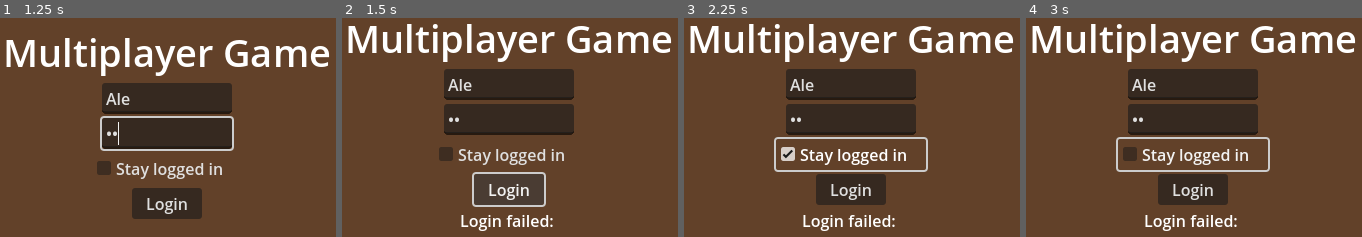
Above: before the commit, frames 1-4 (left to right).
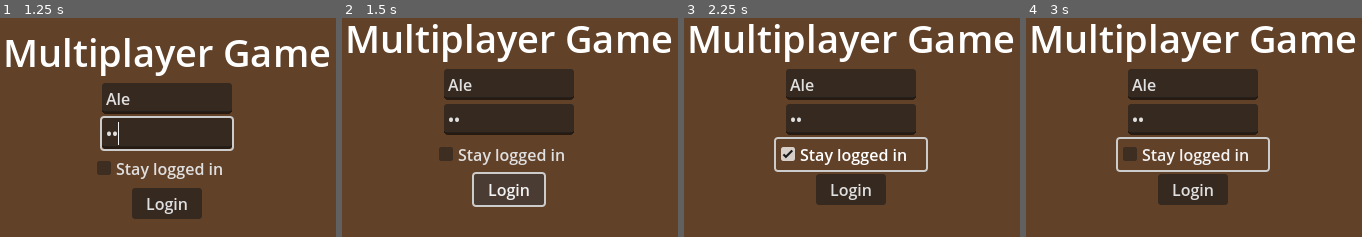
Above: after the commit, the same moments.

Repository: kadamczak/multiplayer-game
Game: Godot game, scene res://scenes/ui/login_scene.tscn
Same seed, same stepped clock (60 frames per second), same inputs: the game is played once before the commit and once after it.
Inputs (mouse positions are in pixels of both pictures, inside the frame that each line leads up to):
- Up to frame 1 (1.25 s): click (168, 99) at 0.52 s; type "Alex" at 0.6 s; click (168, 134) at 0.75 s; type "12" at 0.83 s
- Up to frame 2 (1.5 s): click "Login" at 1.25 s
- Up to frame 3 (2.25 s): click "Stay logged in" at 2 s
- Up to frame 4 (3 s): tap Enter (ui_accept) at 2.75 s; hold Right (ui_right) from 2.78 s (still down)

Frame 1 is identical in both runs. In frame 2, 0.8% of the frame differs, in the area x 35-63%, y 89-98%; in frame 3, 0.8%; in frame 4, 0.8%.

Commit message:
Extract "Login" and "Get user game info" http requests to separate files

Diff:
--- a/project.godot
+++ b/project.godot
@@ -63,6 +63,7 @@
 ui_jump={
 "deadzone": 0.2,
 "events": [Object(InputEventKey,"resource_local_to_scene":false,"resource_name":"","device":0,"window_id":0,"alt_presse …(189 unchanged characters)…
+, Object(InputEventKey,"resource_local_to_scene":false,"resource_name":"","device":0,"window_id":0,"alt_pressed":false,"shift_pressed":false,"ctrl_pressed":false,"meta_pressed":false,"pressed":false,"keycode":0,"physical_keycode":32,"key_label":0,"unicode":0,"location":0,"echo":false,"script":null)
 ]
 }
 ui_toggle_playerlist={
--- /dev/null
+++ b/scripts/api/user_api.gd
@@ -0,0 +1,99 @@
+class_name UserAPI
+
+const BASE_URL = "https://localhost:7110/v1"
+
+static func login(username: String, password: String) -> Dictionary:
+	var http_request = HTTPRequest.new()
+	http_request.set_tls_options(TLSOptions.client_unsafe())
+
+	var scene_root = Engine.get_main_loop().root
+	scene_root.add_child(http_request)
+
+	var request_model = UserModels.LoginRequest.new(username, password)
+	var body = JSON.stringify(request_model.to_json())
+
+	var headers = [
+		"Content-Type: application/json",
+		"Accept: application/json",
+		"X-Client-Type: Game"
+	]
+
+	var error = http_request.request(
+		BASE_URL + "/identity/login",
+		headers,
+		HTTPClient.METHOD_POST,
+		body
+	)
+
+	if error != OK:
+		http_request.queue_free()
+		return {"success": false, "error": "Request failed: " + str(error)}
+
+	var response = await http_request.request_completed
+	http_request.queue_free()
+
+	var response_code = response[1]
+	var response_body = response[3]
+
+	if response_code == 200:
+		var json = JSON.parse_string(response_body.get_string_from_utf8())
+		if json != null:
+			var login_response = UserModels.TokenResponse.from_json(json)
+			return {
+				"success": true,
+				"data": login_response
+			}
+		else:
+			return {"success": false, "error": "Invalid JSON response"}
+	else:
+		var response_text = response_body.get_string_from_utf8()
+		var json = JSON.parse_string(response_text)
+		var error_message = "Login failed"
+
+		if json != null and json.has("errors"):
+			var error_messages = []
+			for error_array in json["errors"].values():
+				for error_msg in error_array:
+					error_messages.append(error_msg)
+			error_message = "\n".join(error_messages)
+		elif json != null and json.has("title"):
+			error_message = json["title"]
+		else:
+			error_message = response_text
+
+		return {
+			"success": false,
+			"error": error_message,
+			"response_code": response_code
+		}
+
+
+static func get_user_game_info() -> Dictionary:
+	var response = await AuthManager.make_authenticated_request(
+		BASE_URL + "/users/me/game-info",
+		HTTPClient.METHOD_GET
+	)
+
+	var result = response[0]
+	var response_code = response[1]
+	var response_body = response[3]
+
+	if result != OK:
+		return {"success": false, "error": "Request failed: " + str(result)}
+
+	if response_code == 200:
+		var json = JSON.parse_string(response_body.get_string_from_utf8())
+		if json != null:
+			var user_info = UserModels.ReadUserGameInfoResponse.from_json(json)
+			return {
+				"success": true,
+				"data": user_info
+			}
+		else:
+			return {"success": false, "error": "Invalid JSON response"}
+	else:
+		return {
+			"success": false,
+			"error": "Failed to fetch user info",
+			"response_code": response_code
+		}
--- a/scripts/models/item_models.gd
+++ b/scripts/models/item_models.gd
@@ -6,9 +6,9 @@
 	var description: String
 
 	func _init(data: Dictionary = {}) -> void:
-		id = data.get("id", 0)
-		name = data.get("name", "")
-		description = data.get("description", "")
+		id = data.get("id")
+		name = data.get("name")
+		description = data.get("description")
 
 	static func from_json(data: Dictionary) -> ReadItemResponse:
 		return ReadItemResponse.new(data)
--- /dev/null
+++ b/scripts/models/user_models.gd
@@ -0,0 +1,42 @@
+class_name UserModels
+
+
+class LoginRequest:
+	var user_name: String
+	var password: String
+
+	func _init(username: String, pwd: String) -> void:
+		user_name = username
+		password = pwd
+
+	func to_json() -> Dictionary:
+		return {
+			"userName": user_name,
+			"password": password
+		}
+
+
+class TokenResponse:
+	var access_token: String
+	var expires_in_seconds: int
+	var refresh_token: String
+
+	func _init(data: Dictionary = {}) -> void:
+		access_token = data.get("accessToken")
+		expires_in_seconds = data.get("expiresInSeconds")
+		refresh_token = data.get("refreshToken")
+
+	static func from_json(data: Dictionary) -> TokenResponse:
+		return TokenResponse.new(data)
+
+
+class ReadUserGameInfoResponse:
+	var user_name: String
+	var balance: int
+
+	func _init(data: Dictionary = {}) -> void:
+		user_name = data.get("userName")
+		balance = data.get("balance")
+
+	static func from_json(data: Dictionary) -> ReadUserGameInfoResponse:
+		return ReadUserGameInfoResponse.new(data)
--- a/scripts/technical/auth_manager.gd
+++ b/scripts/technical/auth_manager.gd
@@ -125,25 +125,23 @@
 	var response = await http.request_completed
 	http.queue_free()
 
-	var _result = response[0]
 	var response_code = response[1]
 	var response_body = response[3]
 
 	if response_code == 200:
 		var json = JSON.parse_string(response_body.get_string_from_utf8())
 
-		if json != null and json.has("accessToken") and json.has("refreshToken"):
-			var new_access = json.get("accessToken", "")
-			var new_refresh = json.get("refreshToken", "")
-
-			access_token = new_access
-			refresh_token = new_refresh
+		if json != null:
+			var token_response = UserModels.TokenResponse.from_json(json)
+
+			access_token = token_response.access_token
+			refresh_token = token_response.refresh_token
 
 			if stay_logged_in:
-				_save_refresh_token_to_file(new_refresh)
+				_save_refresh_token_to_file(token_response.refresh_token)
 
 			DebugLogger.log("Token refresh successful")
-			token_refreshed.emit(new_access)
+			token_refreshed.emit(token_response.access_token)
 			return true
 		else:
 			DebugLogger.log("Token refresh response missing tokens")
@@ -152,7 +150,6 @@
 	else:
 		DebugLogger.log("Token refresh failed with code: " + str(response_code))
 		DebugLogger.log("Response: " + response_body.get_string_from_utf8())
-		clear_tokens()
 		token_refresh_failed.emit()
 		return false
 
@@ -194,7 +191,6 @@
 		"Accept: application/json",
 	]
 
-	# Add any additional headers
 	for header in additional_headers:
 		headers.append(header)
 
@@ -204,20 +200,15 @@
 		http.queue_free()
 		return [error, 0, [], PackedByteArray()]
 
-	# Wait for response
 	var response = await http.request_completed
 	http.queue_free()
 
-	var _result = response[0]
 	var response_code = response[1]
-	var _response_headers = response[2]
-	var _response_body = response[3]
 
 	# If 401, try to refresh token and retry once
 	if response_code == 401:
 		DebugLogger.log("Received 401, attempting to refresh token and retry...")
 
-		# Prevent multiple simultaneous refresh attempts
 		if _is_refreshing:
 			DebugLogger.log("Already refreshing, skipping retry")
 			return response
@@ -236,8 +227,6 @@
 		var retry_http = HTTPRequest.new()
 		add_child(retry_http)
 		retry_http.set_tls_options(TLSOptions.client_unsafe())
-
-		# Update authorization header with new token
 		headers[0] = "Authorization: " + get_auth_header()
 
 		error = retry_http.request(url, headers, method, body)
--- a/scripts/ui/network_ui.gd
+++ b/scripts/ui/network_ui.gd
@@ -5,13 +5,9 @@
 @onready var password_input = $Login/PasswordInput
 @onready var stay_logged_in_checkbox = $Login/StayLoggedInCheckbox
 @onready var error_label = $Login/ErrorLabel
-@onready var http_request = HTTPRequest.new()
+
 
 func _ready():
-	add_child(http_request)
-	http_request.request_completed.connect(_on_login_response)
-	http_request.set_tls_options(TLSOptions.client_unsafe())
-
 	if is_dedicated_server():
 		NetworkHandler.start_server()
 		return
@@ -35,73 +31,27 @@
 		error_label.visible = true
 		return
 
-	var body = JSON.stringify({
-		"UserName": username,
-		"Password": password
-	})
+	var result = await UserAPI.login(username, password)
 
-	var headers = [
-		"Content-Type: application/json",
-		"Accept: application/json",
-		"X-Client-Type: Game"
-	]
+	if result.success:
+		var login_response: UserModels.TokenResponse = result.data
+		var stay_logged_in = stay_logged_in_checkbox.button_pressed
+		AuthManager.store_tokens(login_response.access_token, login_response.refresh_token, stay_logged_in)
 
-	var error = http_request.request(
-		"https://localhost:7110/v1/identity/login",
-		headers,
-		HTTPClient.METHOD_POST,
-		body
-	)
+		var user_info_result = await UserAPI.get_user_game_info()
 
-	if error != OK:
-		DebugLogger.log("Request failed with error: " + str(error))
-		return
+		if user_info_result.success:
+			var user_info: UserModels.ReadUserGameInfoResponse = user_info_result.data
+			_successfully_log_in(user_info.user_name, user_info.balance)
+		else:
+			DebugLogger.log("Failed to fetch user info: " + user_info_result.error)
+			error_label.text = "Login successful but failed to fetch user info."
+			error_label.visible = true
+	else:
+		DebugLogger.log("Login failed: " + result.error)
+		error_label.text = result.error
+		error_label.visible = true
 
-
-func _on_login_response(_result, response_code, _headers, body):
-
-	if response_code == 200:
-		var json = JSON.parse_string(body.get_string_from_utf8())
-
-		var access_token = json.get("accessToken", "")
-		var refresh_token = json.get("refreshToken", "")
-
-		if access_token.is_empty() or refresh_token.is_empty():
-			DebugLogger.log("Login response missing tokens")
-			error_label.text = "Login failed: Missing tokens in response."
-			error_label.visible = true
-			return
-
-		var stay_logged_in = stay_logged_in_checkbox.button_pressed
-		AuthManager.store_tokens(access_token, refresh_token, stay_logged_in)
-
-		var user_info = await _fetch_user_info()
-
-		if user_info == null:
-			DebugLogger.log("Failed to fetch user info, falling back to login screen")
-			login_panel.visible = true
-			return
-
-		_successfully_log_in(user_info.userName, user_info.balance)
-	else:
-		DebugLogger.log("Login failed with code: " + str(response_code))
-		DebugLogger.log("Response: " + body.get_string_from_utf8())
-
-		var response_text = body.get_string_from_utf8()
-		var json = JSON.parse_string(response_text)
-
-		if json != null and json.has("errors"):
-			var error_messages = []
-			for error_array in json["errors"].values():
-				for error_msg in error_array:
-					error_messages.append(error_msg)
-			error_label.text = "\n".join(error_messages)
-		elif json != null and json.has("title"):
-			error_label.text = json["title"]
-		else:
-			error_label.text = "Login failed: " + response_text
-
-		error_label.visible = true
 
 
 func _attempt_auto_login() -> void:
@@ -113,47 +63,17 @@
 	if success:
 		DebugLogger.log("Auto-login successful, fetching user info...")
 
-		var user_info = await _fetch_user_info()
+		var user_info_result = await UserAPI.get_user_game_info()
 
-		if user_info == null:
-			DebugLogger.log("Failed to fetch user info, falling back to login screen")
+		if user_info_result.success:
+			var user_info: UserModels.ReadUserGameInfoResponse = user_info_result.data
+			_successfully_log_in(user_info.user_name, user_info.balance)
+		else:
+			DebugLogger.log("Failed to fetch user info: " + user_info_result.error)
 			login_panel.visible = true
-			return
-
-		_successfully_log_in(user_info.userName, user_info.balance)
 	else:
 		DebugLogger.log("Auto-login failed, showing login screen")
 		login_panel.visible = true
-
-
-func _fetch_user_info():
-	var headers = [
-		"Authorization: " + AuthManager.get_auth_header(),
-		"Accept: application/json"
-	]
-
-	var error = http_request.request(
-		"https://localhost:7110/v1/users/me/game-info",
-		headers,
-		HTTPClient.METHOD_GET
-	)
-
-	if error != OK:
-		DebugLogger.log("Failed to request user info: " + str(error))
-		return null
-
-	var response = await http_request.request_completed
-
-	var response_code = response[1]
-	var response_body = response[3]
-
-	if response_code == 200:
-		var json = JSON.parse_string(response_body.get_string_from_utf8())
-		if json != null and json.has("userName") and json.has("balance"):
-			return json
-
-	DebugLogger.log("Failed to fetch user info, response code: " + str(response_code))
-	return null
 
 
 func _successfully_log_in(username: String, balance: int) -> void:
Empty file removed: scripts/api/user.gd
Not shown, added: scripts/api/user_api.gd.uid
Not shown, added: scripts/models/user_models.gd.uid
